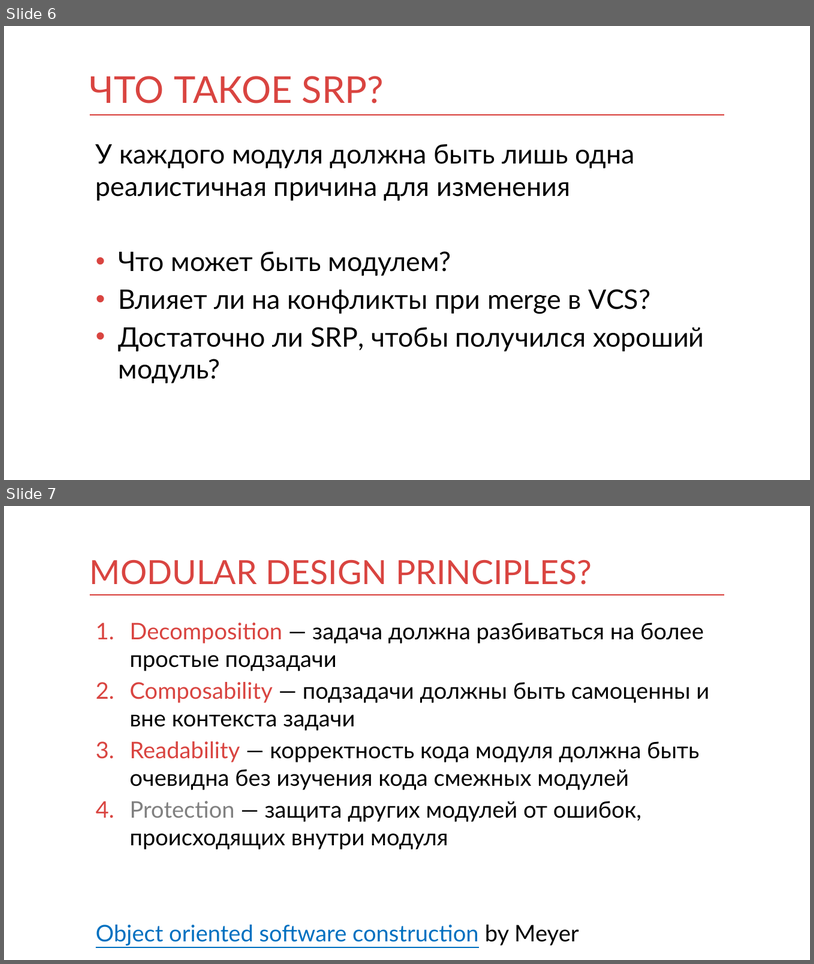
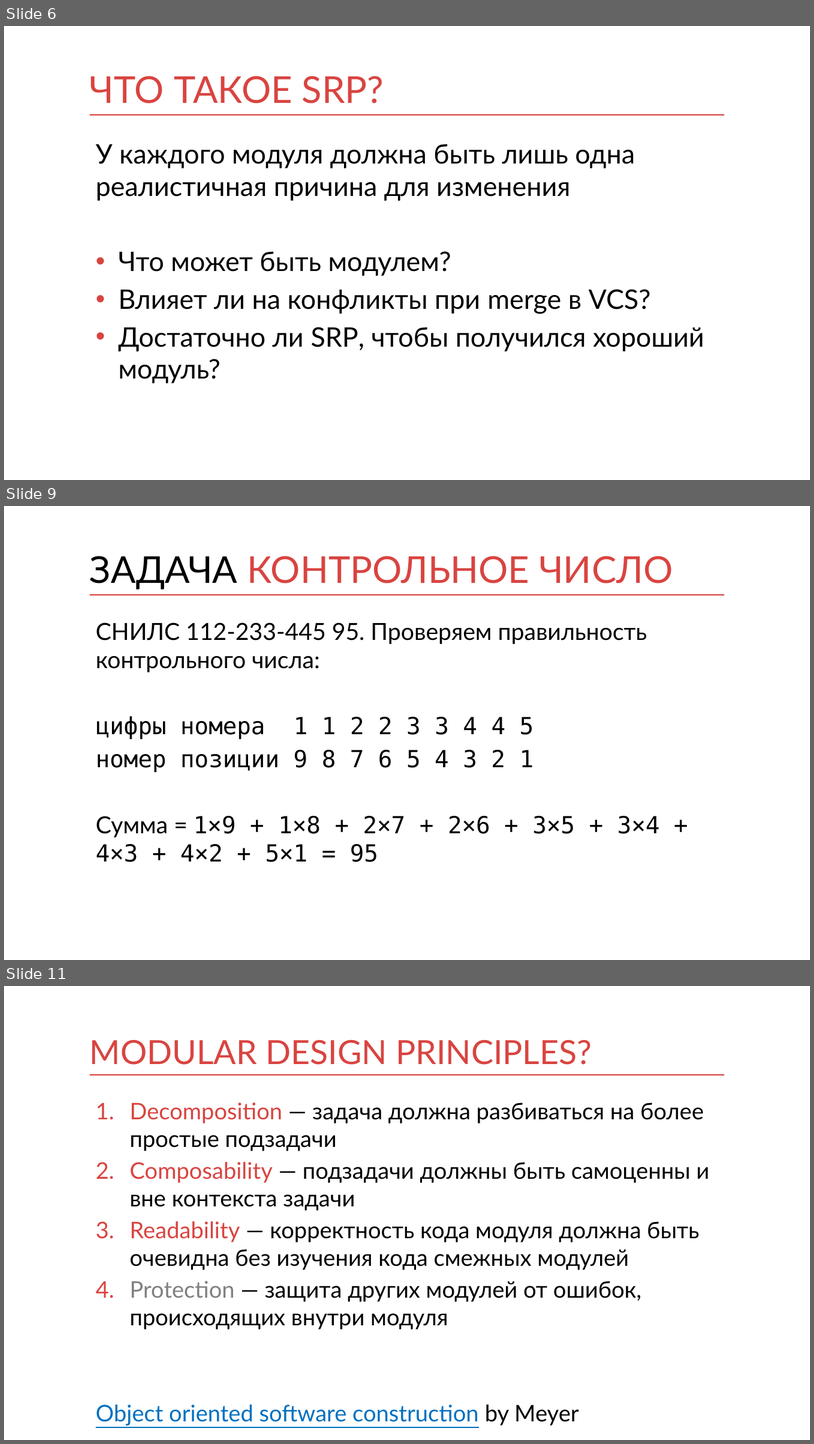
Before and after one commit to kontur-courses/clean-code, a slide deck: clean-code.pptx. Shown one above the other, each under a label of ours: slides 6 and 7 before the commit, slides 6, 9 and 11 after it; the slides between them are not shown. The pictures are 814x964 and 814x1444 pixels, drawn with LibreOffice and Linux fonts; fonts in the diff are those of the drawing. Boxes give left, top, right and bottom in pixels: in the first picture for what was removed or moved away, otherwise in the second. Text is boxed around its words. In the diff, an @@ line names an element or a change of style, - is before the commit and + after.

```diff
--- a/clean-code.pptx
+++ b/clean-code.pptx
@@ slide 9 added at <box>4,506,810,960</box>, background #FFFFFF; not listed: 1 template element that a slide beside it also shows @@
@@ title added at <box>90,556,673,589</box>, 44 pt, text #D94440 @@
+ЗАДАЧА КОНТРОЛЬНОЕ ЧИСЛО
@@ text added at <box>96,622,660,862</box>, 28 pt, text #000000 @@
+СНИЛС 112-233-445 95. Проверяем правильность контрольного числа:
+цифры номера 1 1 2 2 3 3 4 4 5
+номер позиции 9 8 7 6 5 4 3 2 1
+Сумма = 1×9 + 1×8 + 2×7 + 2×6 + 3×5 + 3×4 + 4×3 + 4×2 + 5×1 = 95
@@ what was slide 7 is now slide 11 @@
```
Also in this commit, not shown: 1 slide changed, 3 other slides added.
